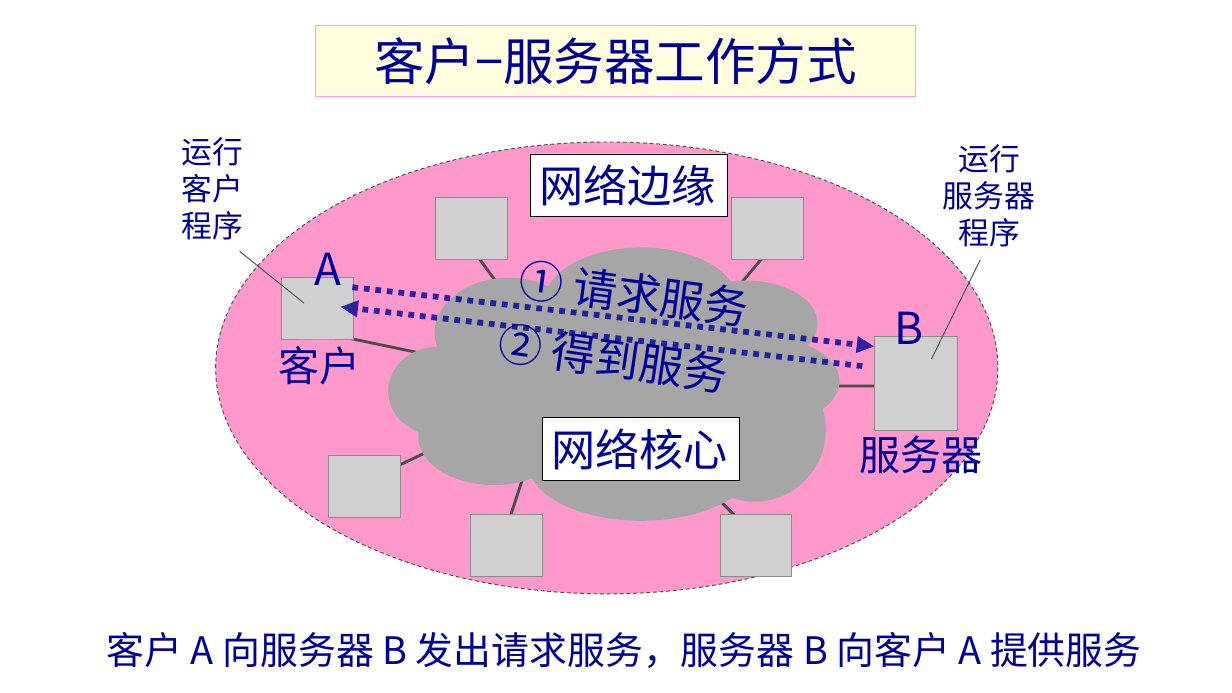
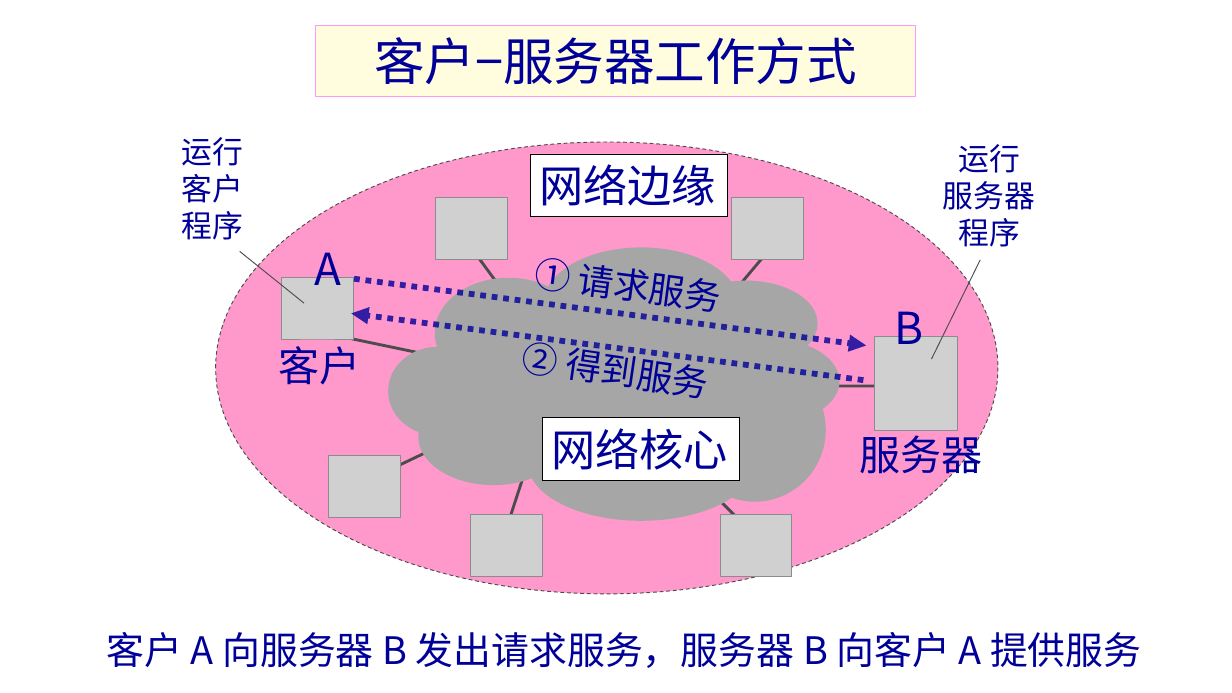
Before and after one commit to network-whu/2021, a slide deck: slide 44 of slides/instruction/01.pptx. Drawn at 1232x693 pixels with LibreOffice and Linux fonts; fonts in the diff are those of the drawing; grey boxes stand for pictures. Boxes give left, top, right and bottom in pixels: in the first picture for what was removed or moved away, otherwise in the second. Text is boxed around its words. In the diff, an @@ line names an element or a change of style, - is before the commit and + after.

```diff
--- a/slides/instruction/01.pptx
+++ b/slides/instruction/01.pptx
@@ text "① 请求服务": place and size @@
-text "① 请求服务" at box(518, 250, 747, 330)
+text "① 请求服务" at box(533, 256, 719, 312)
@@ text "① 请求服务" at box(533, 256, 719, 312): size 34.5 to 28 pt @@
@@ freeform shape: place and size @@
-freeform shape at box(352, 287, 874, 347)
+freeform shape at box(354, 279, 866, 346)
@@ freeform shape: place and size @@
-freeform shape at box(341, 307, 863, 366)
+freeform shape at box(351, 313, 863, 380)
@@ text "② 得到服务" at box(521, 334, 707, 398): size 34.5 to 28 pt @@
@@ text "② 得到服务": place and size @@
-text "② 得到服务" at box(496, 322, 725, 393)
+text "② 得到服务" at box(521, 334, 707, 398)
```
Also in this commit, not shown: 2 other slides changed.
